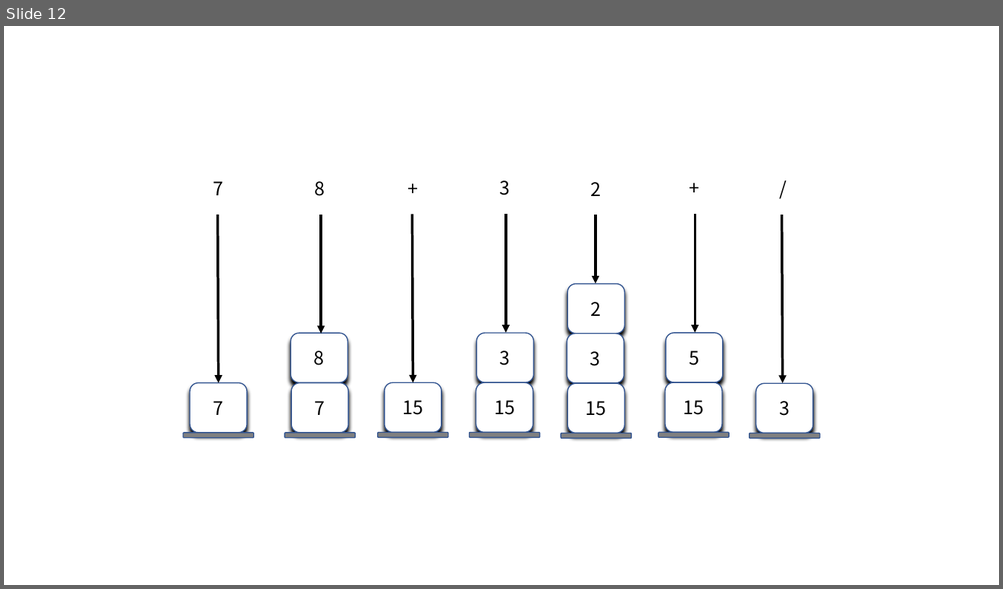
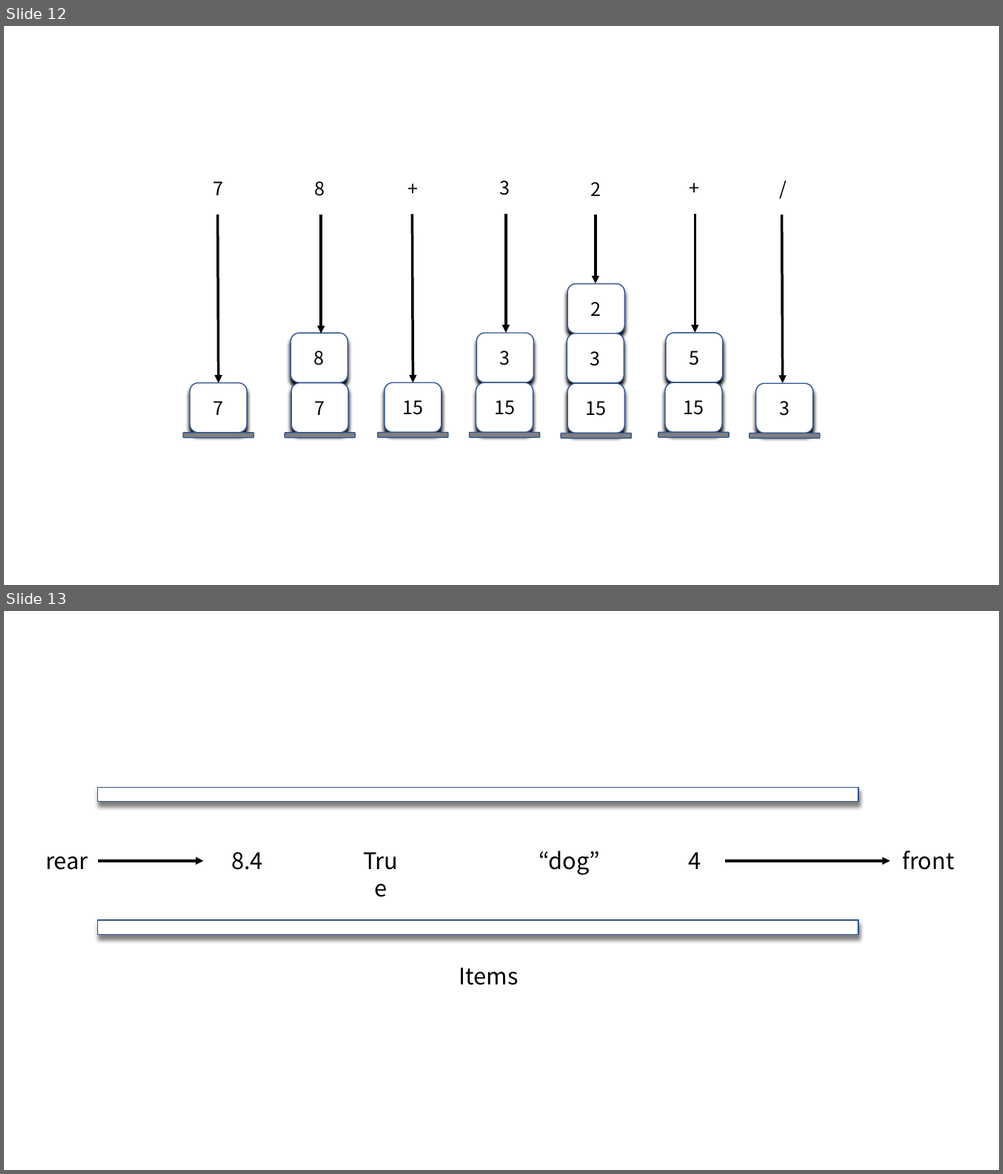
Before and after one commit to idebtor/DSpy, a slide deck: images/chap3/ch3.pptx. Shown one above the other, each under a label of ours: slide 12 before the commit, slides 12 and 13 after it. The pictures are 1003x589 and 1003x1174 pixels, drawn with LibreOffice and Linux fonts; fonts in the diff are those of the drawing. Boxes give left, top, right and bottom in pixels: in the first picture for what was removed or moved away, otherwise in the second. Text is boxed around its words. In the diff, an @@ line names an element or a change of style, - is before the commit and + after.

```diff
--- a/images/chap3/ch3.pptx
+++ b/images/chap3/ch3.pptx
@@ slide 13 added at bbox=[4, 611, 999, 1170], background #FFFFFF @@
@@ group added at bbox=[45, 787, 954, 985]: 7 texts, 2 rectangles, 2 arrows @@
+rear
+8.4
+True
+“dog”
+4
+front
+Items
```
Also in this commit, not shown: 4 other slides added.
